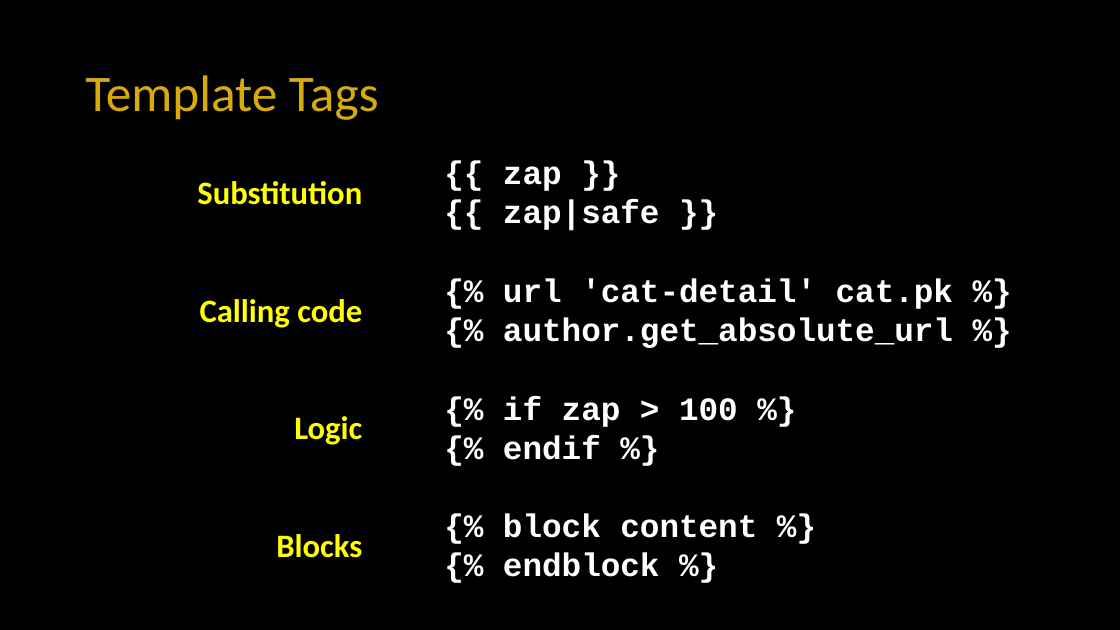
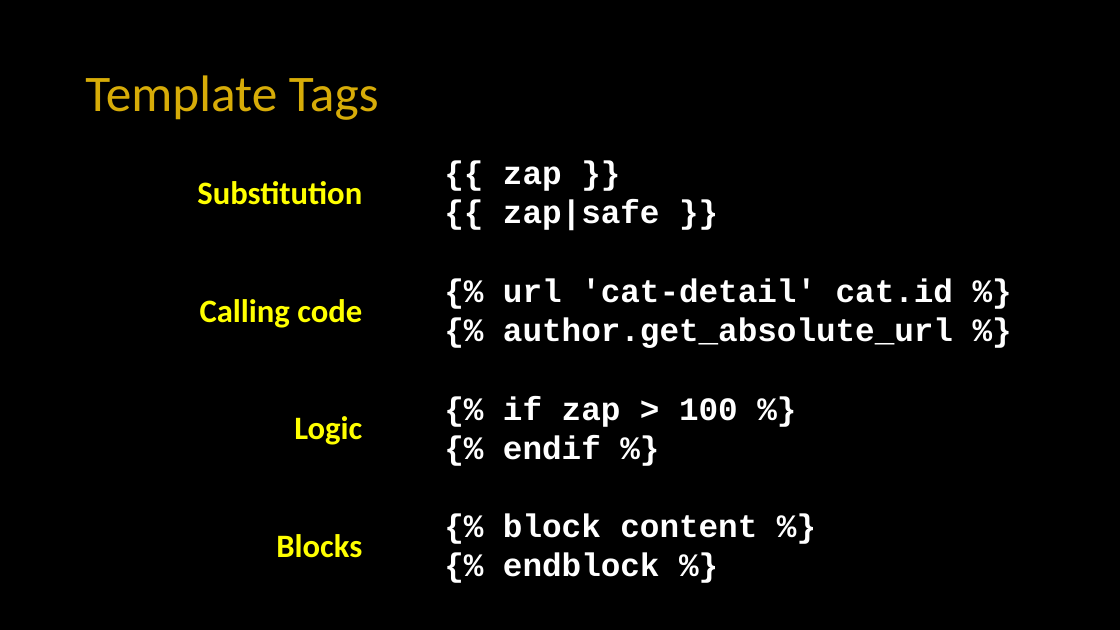
Before and after one commit to csev/dj4e, a slide deck: slide 15 of lectures/DJ-04-Views-Templates.pptx. Drawn at 1120x630 pixels with LibreOffice and Linux fonts; fonts in the diff are those of the drawing. Boxes give left, top, right and bottom in pixels: in the first picture for what was removed or moved away, otherwise in the second. Text is boxed around its words. In the diff, an @@ line names an element or a change of style, - is before the commit and + after.

Commit message:
Updates

```diff
--- a/lectures/DJ-04-Views-Templates.pptx
+++ b/lectures/DJ-04-Views-Templates.pptx
@@ text at (503, 278, 953, 303): text changed @@
-{% url 'cat-detail' cat.pk %}
+{% url 'cat-detail' cat.id %}
```
